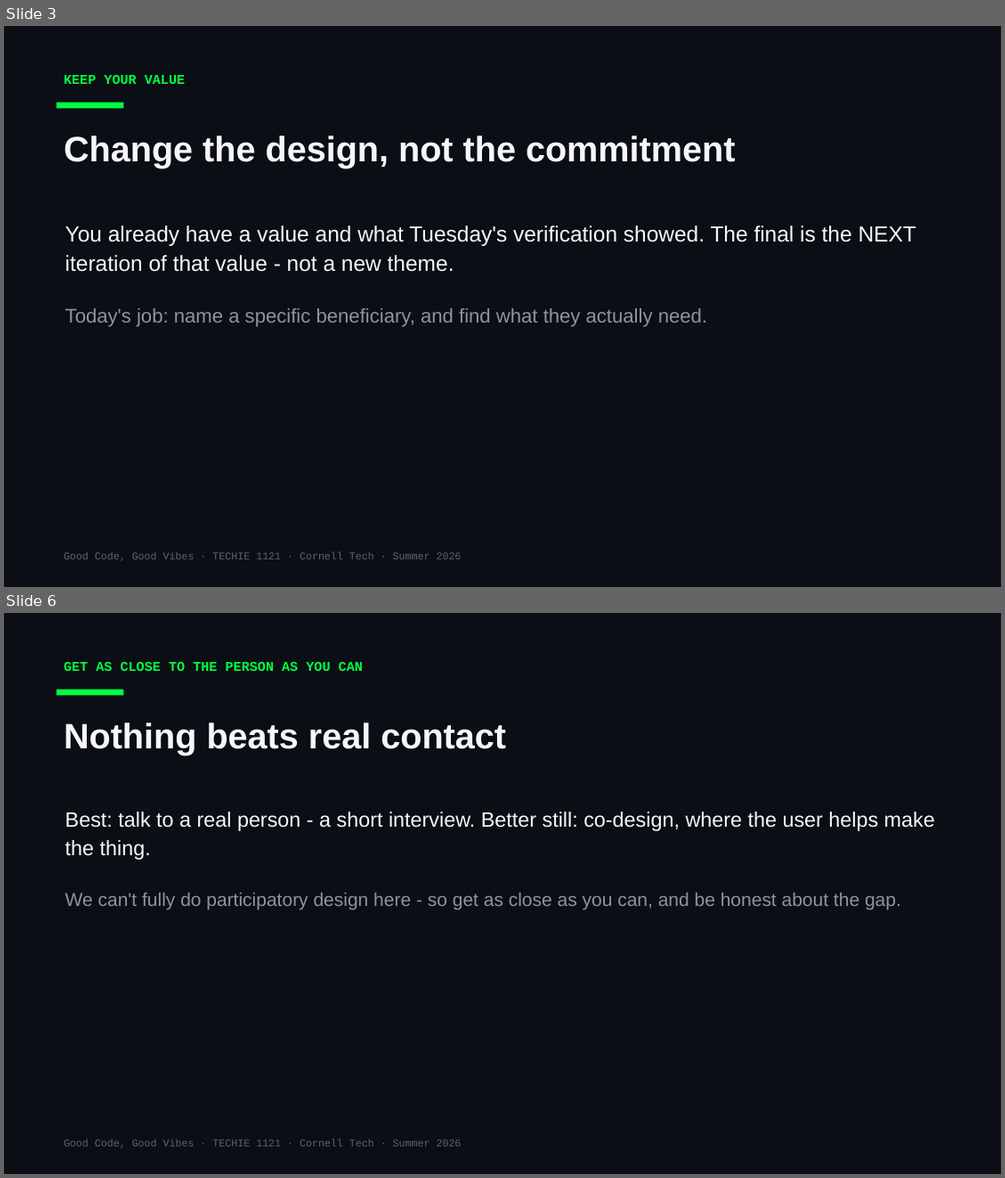
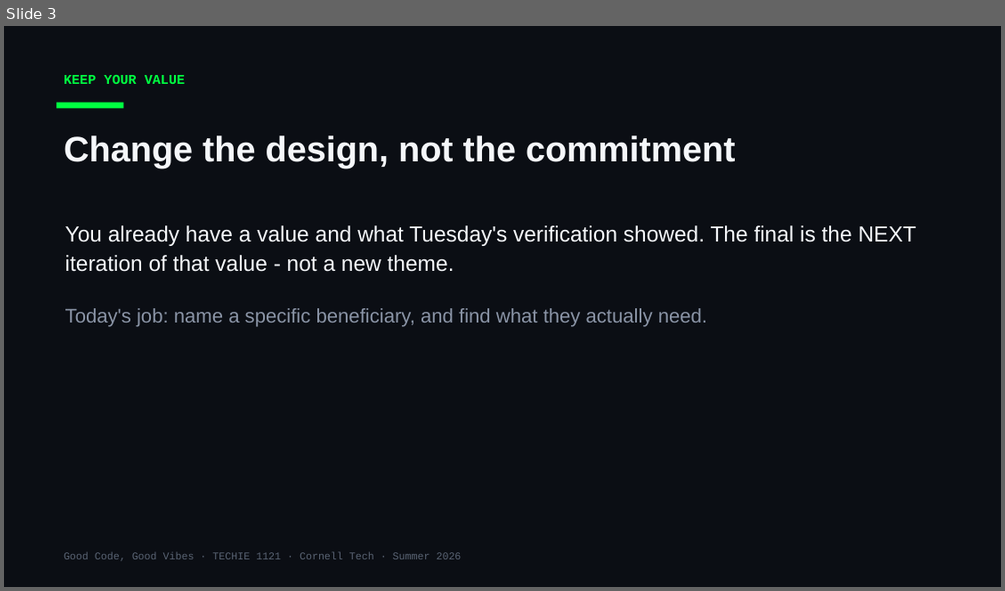
Before and after one commit to Cornell-Tech-Vibe-Coding-Summer-2026/website, a slide deck: slides/Week3-Wed-Working-Day.pptx. Shown one above the other, each under a label of ours: slides 3 and 6 before the commit, slide 3 after it; the slides between them are not shown. The pictures are 1005x1178 and 1005x591 pixels, drawn with LibreOffice and Linux fonts; fonts in the diff are those of the drawing. Boxes give left, top, right and bottom in pixels: in the first picture for what was removed or moved away, otherwise in the second. Text is boxed around its words. In the diff, an @@ line names an element or a change of style, - is before the commit and + after.

```diff
--- a/slides/Week3-Wed-Working-Day.pptx
+++ b/slides/Week3-Wed-Working-Day.pptx
@@ slide 6 removed at box(4, 613, 1001, 1174), background #0B0E14 @@
@@ text removed at box(64, 662, 363, 671) @@
-GET AS CLOSE TO THE PERSON AS YOU CAN
@@ rectangle removed at box(57, 690, 123, 695) @@
@@ text removed at box(64, 722, 506, 755) @@
-Nothing beats real contact
@@ text removed at box(65, 811, 935, 909) @@
-Best: talk to a real person - a short interview. Better still: co-design, where the user helps make the thing.
-We can't fully do participatory design here - so get as close as you can, and be honest about the gap.
@@ text removed at box(64, 1139, 461, 1148) @@
-Good Code, Good Vibes · TECHIE 1121 · Cornell Tech · Summer 2026
```
Also in this commit, not shown: 7 slides changed, 2 other slides removed, 1 other file.
